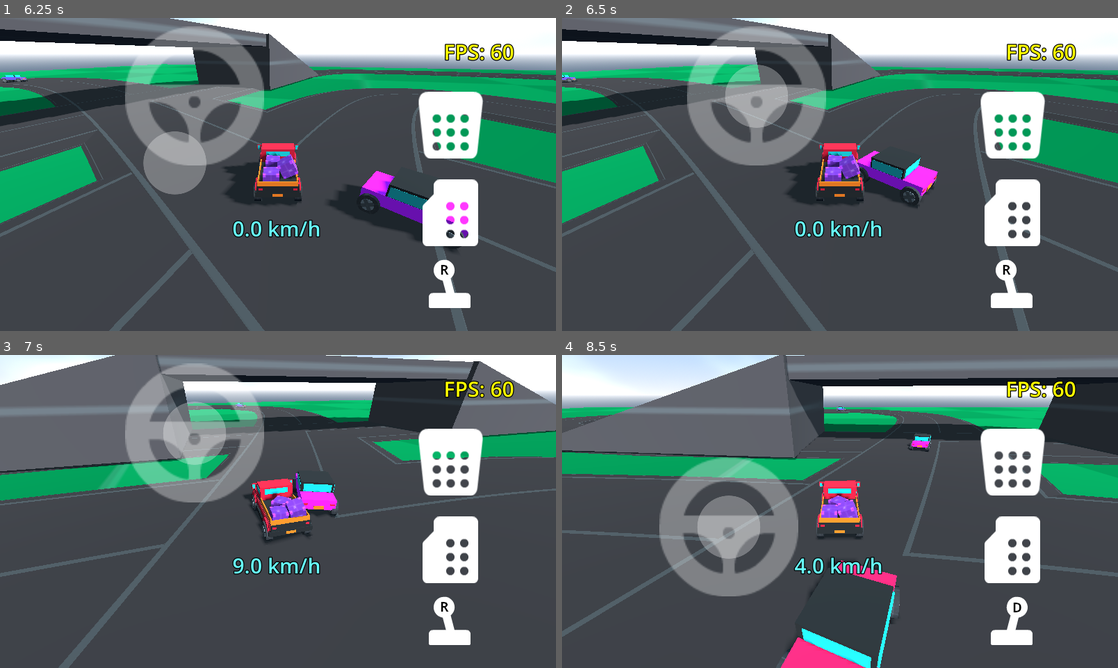
Above: before the commit, frames 1-4 (two rows, left to right).
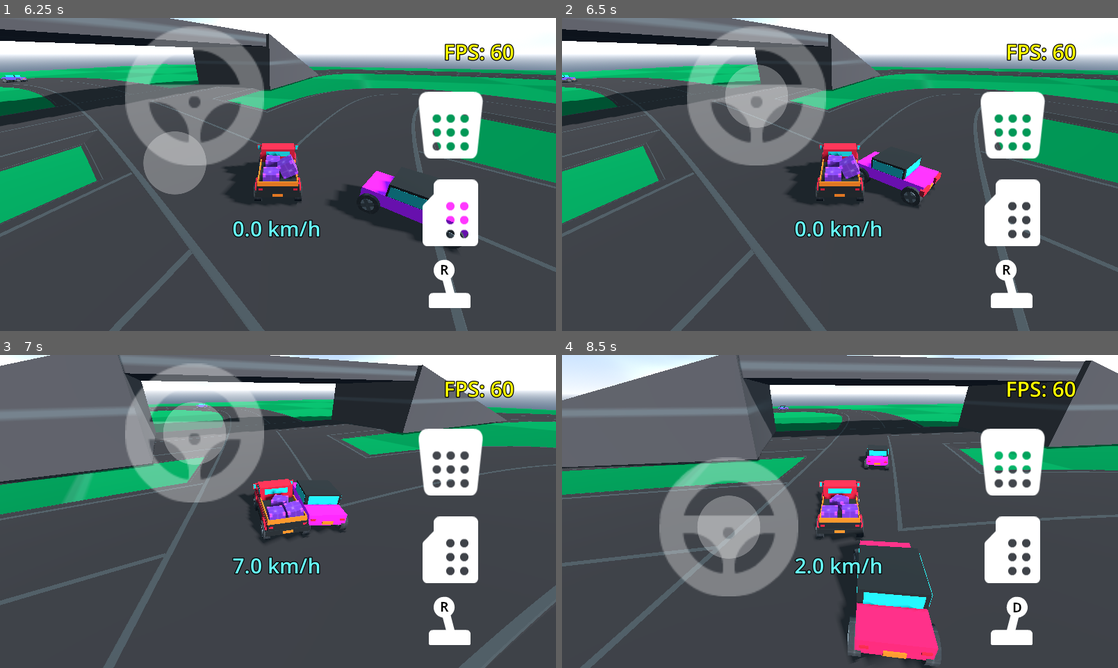
Above: after the commit, the same moments.

Repository: AssafDamari/cars-2
Game: Godot game, scene res://scenes/main.tscn
Same seed, same stepped clock (60 frames per second), same inputs: the game is played once before the commit and once after it.
Inputs (mouse positions are in pixels of both pictures, inside the frame that each line leads up to):
- Up to frame 1 (6.25 s): tap Enter (ui_accept) at 0.5, 3.77 s; drag from (189, 174) to (333, 105) at 0.52 s; drag from (166, 190) to (250, 237) at 1.27 s; move the mouse to (333, 105) at 2.02 s; hold Right (ui_right) 2.03-2.75 s; drag from (250, 237) to (111, 127) at 2.77 s; move the mouse to (444, 221) at 3.52 s; hold Left (ui_left) 3.53-4.25 s; drag from (111, 127) to (194, 96) at 4.27 s; move the mouse to (305, 174) at 5.02 s; hold Down (ui_down) 5.03-5.75 s; click (305, 174) at 5.17 s; drag from (194, 96) to (166, 190) at 5.77 s
- Up to frame 2 (6.5 s): no input
- Up to frame 3 (7 s): move the mouse to (400, 495) at 6.52 s; hold Up (ui_up) from 6.53 s (still down); tap Enter (ui_accept) at 6.77 s
- Up to frame 4 (8.5 s): release Up (ui_up) at 7.25 s; drag from (728, 527) to (812, 574) at 7.27 s; move the mouse to (895, 442) at 8.02 s; hold Down (ui_down) from 8.03 s (still down)

Frame 1 is identical in both runs. In frame 2, 0.2% of the frame differs, in the area x 53-69%, y 42-61%; in frame 3, 19%; in frame 4, 27%, in the area x 0-100%, y 0-100%.

Commit message:
Fix collision sensor connections and update collision handling logic

Diff:
--- a/scenes/npc_car_controller.gd
+++ b/scenes/npc_car_controller.gd
@@ -39,8 +39,8 @@
 		push_error("NPC Controller path_node is not set for ", name, " and could not be auto-found")
 
 	if collision_sensor:
-		collision_sensor.area_entered.connect(_on_collision_sensor_entered)
-		collision_sensor.area_exited.connect(_on_collision_sensor_exited)
+		collision_sensor.body_entered.connect(_on_collision_sensor_entered)
+		collision_sensor.body_exited.connect(_on_collision_sensor_exited)
 
 
 func _physics_process(delta: float) -> void:
@@ -104,13 +104,13 @@
 	vehicle.brake = braking_force
 
 
-func _on_collision_sensor_entered(area: Area3D) -> void:
-	print("Collision sensor entered by: ", area.name)
-	if area.is_in_group("CAR"):
+func _on_collision_sensor_entered(body: Node3D) -> void:
+	print("Collision sensor entered by: ", body.name)
+	if body != vehicle and body.is_in_group("CAR"):
 		is_blocked = true
 		vehicle.show_brakes_lights()
 
-func _on_collision_sensor_exited(area: Area3D) -> void:
-	if area.is_in_group("CAR"):
+func _on_collision_sensor_exited(body: Node3D) -> void:
+	if body != vehicle and body.is_in_group("CAR"):
 		is_blocked = false
 		vehicle.hide_brakes_lights()
--- a/scenes/npx_car.tscn
+++ b/scenes/npx_car.tscn
@@ -118,11 +118,11 @@
 visible = false
 
 [node name="MeshInstance3D11" type="MeshInstance3D" parent="Body/BrakeLights" unique_id=915952600]
-transform = Transform3D(0.224, 0, 0, 0, 0.606, 0, 0, 0, 0.033, -0.78557956, 0.3392086, -1.9804356)
+transform = Transform3D(0.374, 0, 0, 0, 1.012, 0, 0, 0, 0.055, -0.78557956, 0.3392086, -1.9804356)
 mesh = SubResource("BoxMesh_o10oq")
 surface_material_override/0 = ExtResource("5_0fsb6")
 
 [node name="MeshInstance3D12" type="MeshInstance3D" parent="Body/BrakeLights" unique_id=1018903654]
-transform = Transform3D(0.224, 0, 0, 0, 0.606, 0, 0, 0, 0.033, 0.7716677, 0.3392086, -1.9804356)
+transform = Transform3D(0.374, 0, 0, 0, 1.012, 0, 0, 0, 0.055, 0.7716677, 0.3392086, -1.9804356)
 mesh = SubResource("BoxMesh_o10oq")
 surface_material_override/0 = ExtResource("5_0fsb6")
